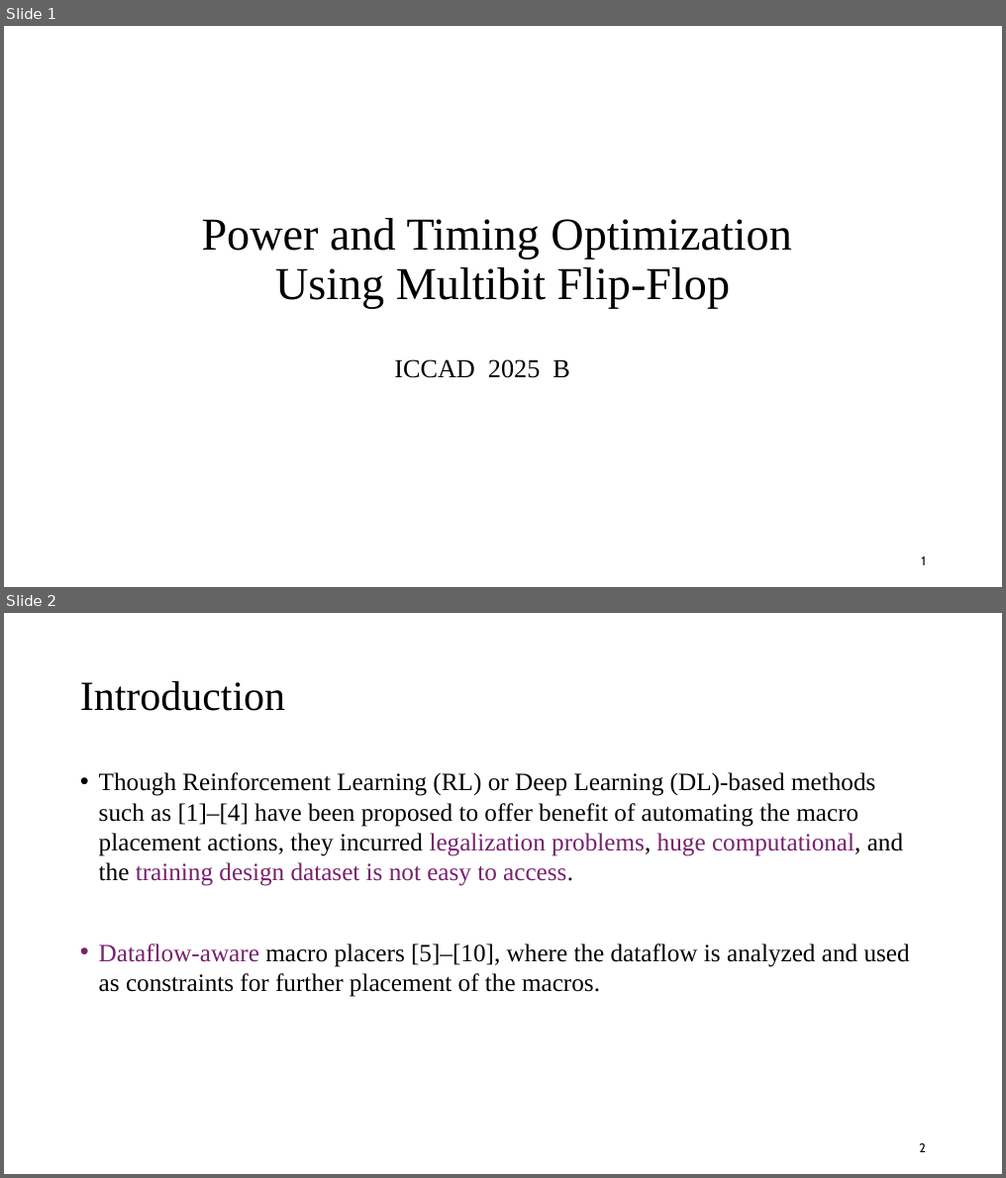
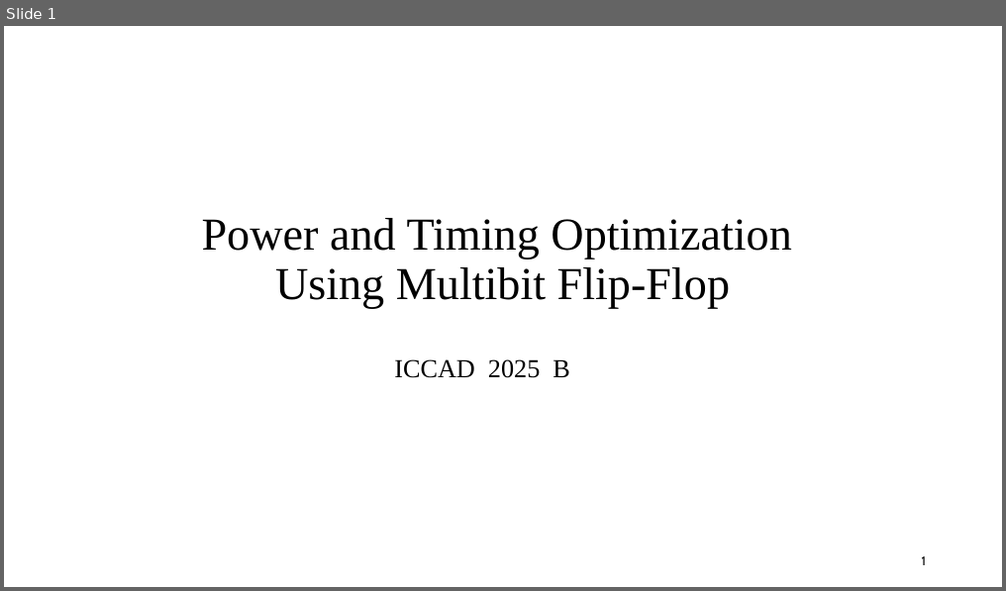
Before and after one commit to demon02130101/Lab, a slide deck: ICCAD/題目介紹.pptx. Shown one above the other, each under a label of ours: slides 1 and 2 before the commit, slide 1 after it. The pictures are 1006x1178 and 1006x591 pixels, drawn with LibreOffice and Linux fonts; fonts in the diff are those of the drawing. Boxes give left, top, right and bottom in pixels: in the first picture for what was removed or moved away, otherwise in the second. Text is boxed around its words. In the diff, an @@ line names an element or a change of style, - is before the commit and + after.

```diff
--- a/ICCAD/題目介紹.pptx
+++ b/ICCAD/題目介紹.pptx
@@ slide 2 removed at (x1=4, y1=613, x2=1002, y2=1174), background #FFFFFF @@
@@ title removed at (x1=80, y1=681, x2=285, y2=711) @@
-Introduction
@@ text removed at (x1=99, y1=772, x2=910, y2=997) @@
-• Though Reinforcement Learning (RL) or Deep Learning (DL)-based methods such as [1]–[4] have been proposed to offer benefit of automating the macro placement actions, they incurred legalization problems, huge computational, and the training design dataset is not easy to access.
-• Dataflow-aware macro placers [5]–[10], where the dataflow is analyzed and used as constraints for further placement of the macros.
@@ page number removed at (x1=919, y1=1144, x2=926, y2=1153) @@
-2
```
Also in this commit, not shown: 3 slides added, 4 other files.
